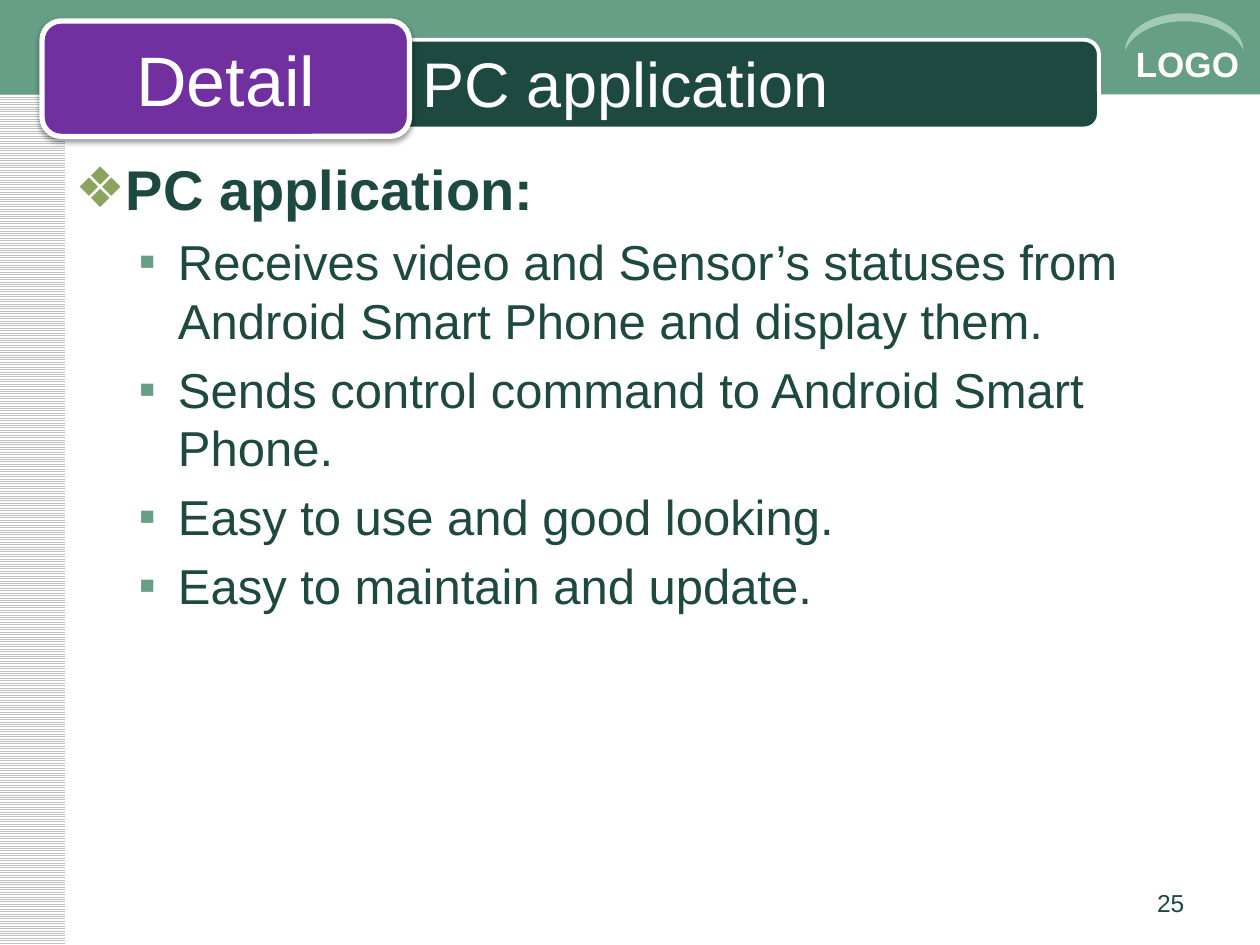
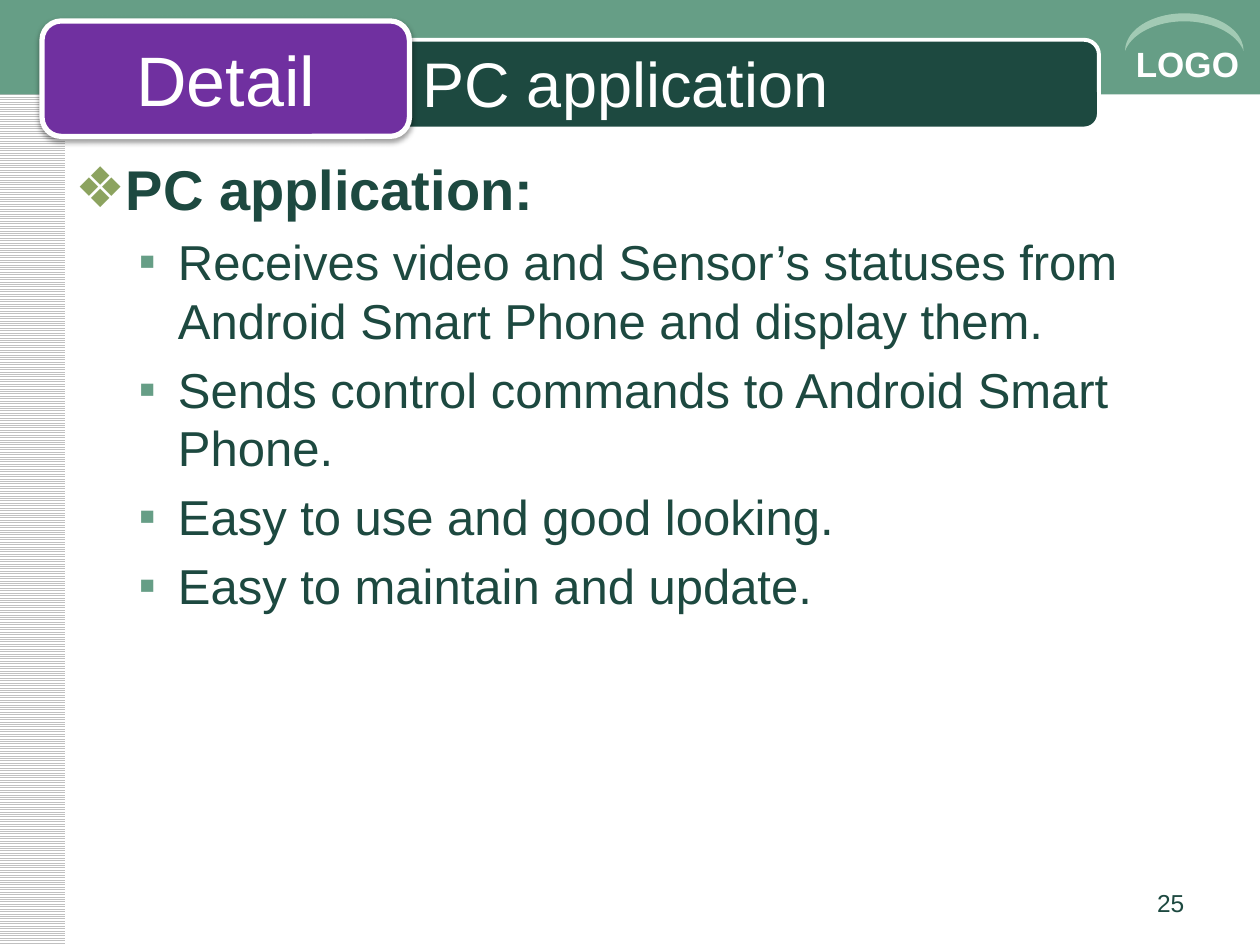
Before and after one commit to phong1990/fufo-innovation, a slide deck: slide 25 of Document/03.Requirement/FUFO_Scope_pptx.pptx. Drawn at 1260x945 pixels with LibreOffice and Linux fonts; fonts in the diff are those of the drawing. Boxes give left, top, right and bottom in pixels: in the first picture for what was removed or moved away, otherwise in the second. Text is boxed around its words. In the diff, an @@ line names an element or a change of style, - is before the commit and + after.

```diff
--- a/Document/03.Requirement/FUFO_Scope_pptx.pptx
+++ b/Document/03.Requirement/FUFO_Scope_pptx.pptx
@@ text at (178,372,1109,467): text changed @@
-  ▪ Sends control command to Android Smart Phone.
+  ▪ Sends control commands to Android Smart Phone.
```
Also in this commit, not shown: 8 other slides changed, 1 other file.
